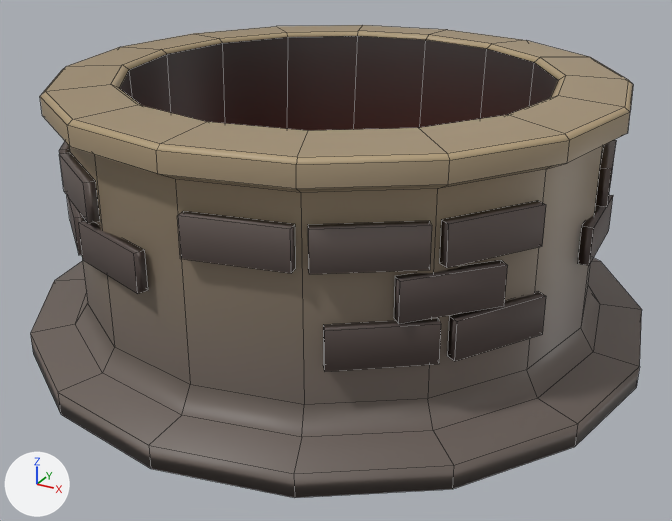
An edit to the FBX model SibGameJam2025/Assets/Art/Props/Prop_well_01.fbx, drawn before and after from the same camera.
Rendered twice from a camera (50 mm lens) standing at (2.21, -4.05, 2.2) and looking at (0.05, -0.13, 0.25). The lights are fixed; the arrows at lower left show +X, +Y and +Z. The older version comes first. Mesh edges are drawn as thin lines. Where no turn or scale is listed for an object, it has been applied to the vertices.

Before the edit, the objects in view are built like this:
```python
me_cylinder_005 = bpy.data.meshes.new('Cylinder.005')
me_cylinder_005.from_pydata(...)  # 376 vertices, 312 faces; spans x -1.62..1.62, y -1.62..1.62, z -0.13..1.21
me_cylinder_005.materials.append(mat_material)  # picture img_albedopalette_png
ob_well = bpy.data.objects.new('Well', me_cylinder_005)
ob_well.location = (0.0, 0.0, 0.0)
```
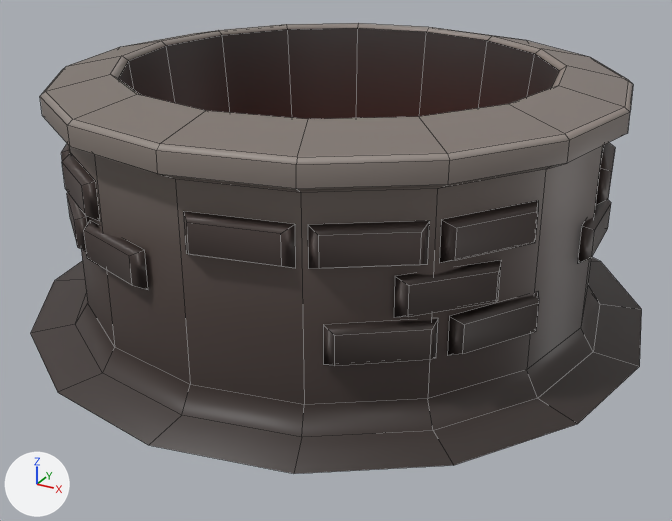
Edits to the bpy script that builds the scene:
```text
Change me_cylinder_005:
    used by ob_well; location = (0.0, 0.0, 0.0)
    remove me_cylinder_005.from_pydata(...)  # 376 vertices, 312 faces; spans x -1.62..1.62, y -1.62..1.62, z -0.13..1.21
    add me_cylinder_005.from_pydata(...)  # 360 vertices, 270 faces; spans x -1.62..1.62, y -1.62..1.62, z -0.02..1.26
    me_cylinder_005 part 1
    16 vertices are removed from x -1.62..1.62, y -1.62..1.62, z -0.13
    42 faces are deleted
    32 vertices in x -1.1..1.1, y -1.1..1.1, z 1.19..1.21 move by (0.0, 0.0, 0.05)
    4 vertices in x -0.99..1.17, y -0.99..0.94, z 0.3..0.73 move by (-0.03, -0.03, 0.02)
    3 vertices in x -0.99..0.94, y -1.17..0.99, z 0.51..0.73 move by (-0.03, 0.03, 0.02)
    3 vertices in x -1.33..1.37, y -0.55..0.03, z 0.3..0.73 move by (-0.01, 0.04, 0.02)
    3 vertices in x -1.37..1.33, y -0.09..0.49, z 0.3..0.73 move by (0.01, -0.04, 0.02)
    3 vertices in x -0.8..0.61, y -1.25..1.11, z 0.3..0.73 move by (0.03, 0.02, 0.02)
    100 vertices move from x -1.37..1.37, y -1.37..1.37, z 0.0..0.91 to x -1.36..1.36, y -1.36..1.36, z 0.0..0.88
    me_cylinder_005 part 2: 253 kept faces spanning x -1.62..1.62, y -1.62..1.62, z -0.02..1.26 get new texture (UV) coordinates
```

What differs and where, as boxes [x1, y1, x2, y2] in the pictures (672 x 521 px; the box of a moved part takes in the faces that stretch with it):
'Well', reshaped
    before: [30, 25, 642, 498]
    after: [30, 23, 642, 474]
part 1 of me_cylinder_005, moved or reshaped
    before: [30, 25, 639, 498]
    after: [45, 23, 628, 366]
part 2 of me_cylinder_005, surface changed (darker)
    both: [30, 25, 642, 474]
